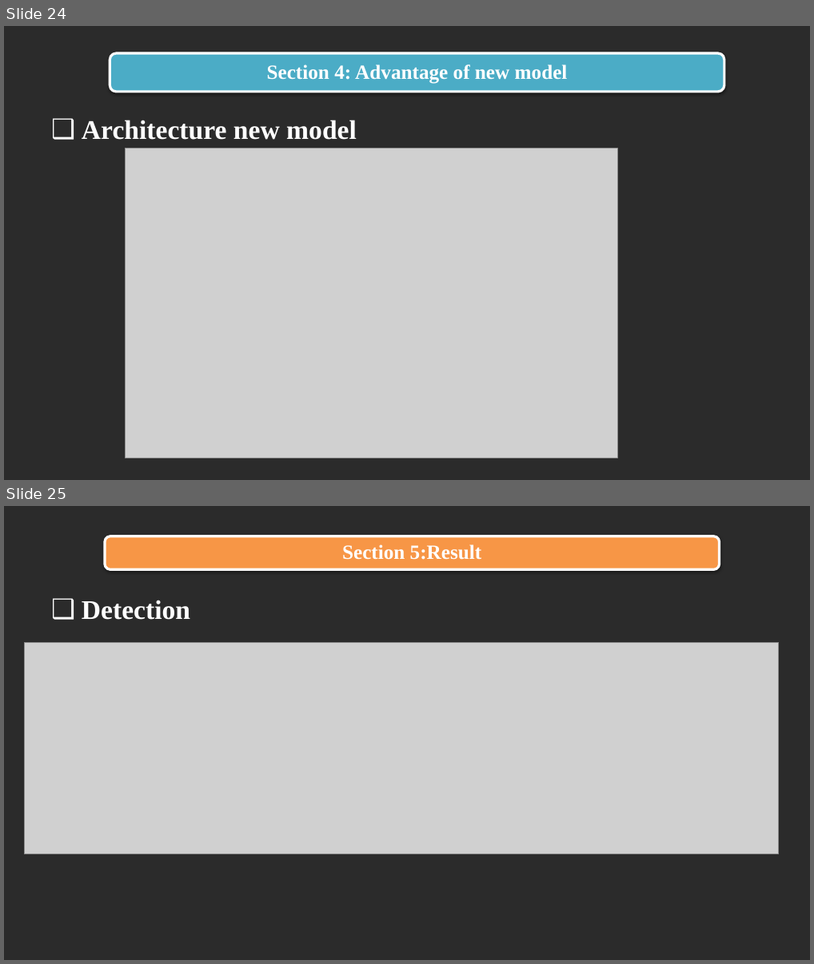
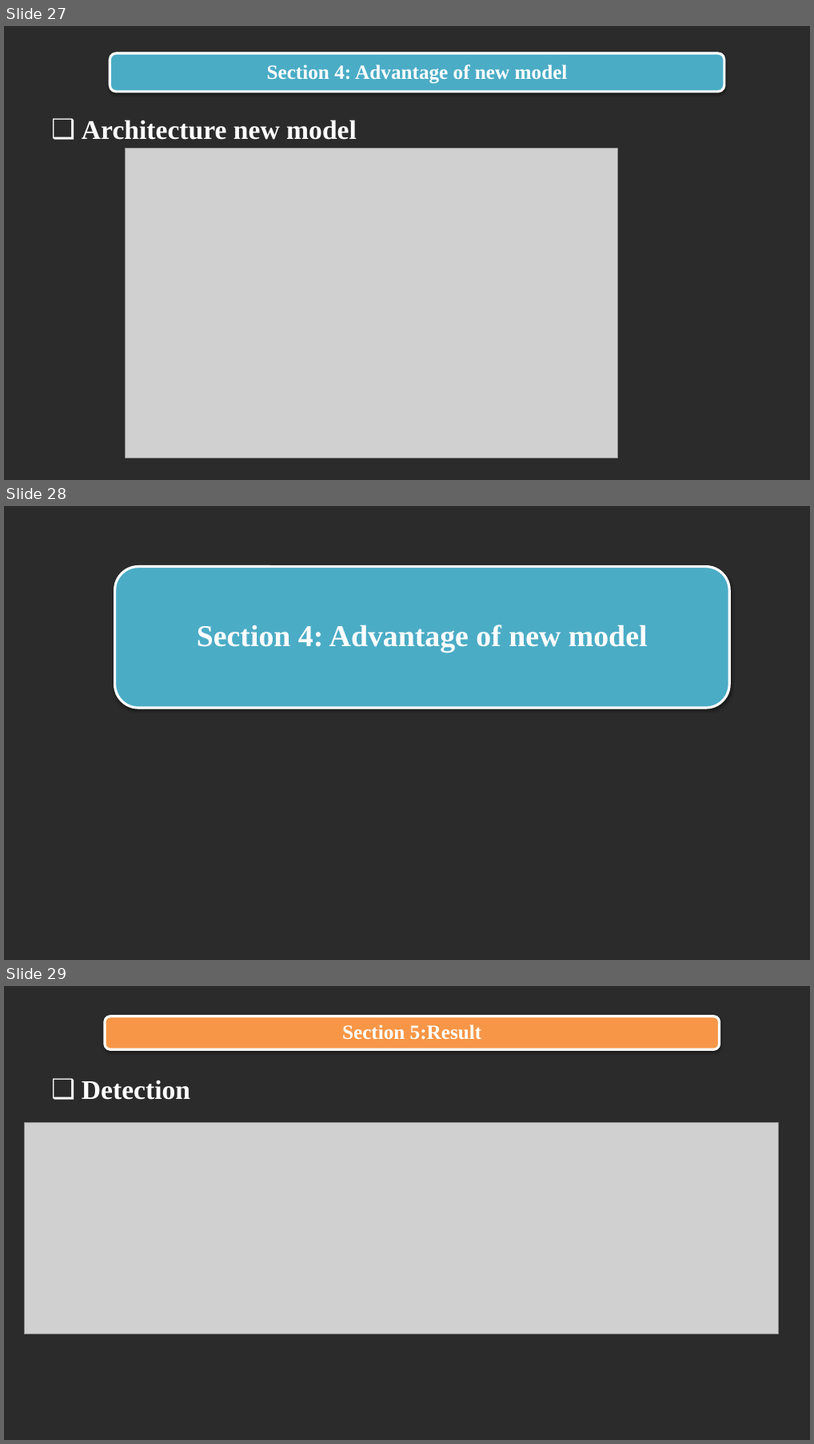
Before and after one commit to trandinhlam/document, a slide deck: AI_NangCao/slide/slide.pptx. Shown one above the other, each under a label of ours: slides 24 and 25 before the commit, slides 27, 28 and 29 after it. The pictures are 814x964 and 814x1444 pixels, drawn with LibreOffice and Linux fonts; fonts in the diff are those of the drawing; grey boxes stand for pictures; background and template pictures are left out; a plain dark background stands for a picture behind light text. Boxes give left, top, right and bottom in pixels: in the first picture for what was removed or moved away, otherwise in the second. Text is boxed around its words. In the diff, an @@ line names an element or a change of style, - is before the commit and + after.

```diff
--- a/AI_NangCao/slide/slide.pptx
+++ b/AI_NangCao/slide/slide.pptx
@@ slide 28 added at box(4, 506, 810, 960), background picture (left out) @@
@@ rounded rectangle added at box(114, 567, 730, 708), fill #4BACC6, outline #FFFFFF 3 pt @@
@@ text added at box(197, 624, 648, 652), 36 pt, text #FFFFFF, bold @@
+Section 4: Advantage of new model
@@ what was slide 24 is now slide 27 @@
@@ what was slide 25 is now slide 29 @@
```
Also in this commit, not shown: 7 slides changed, 4 other slides added.
